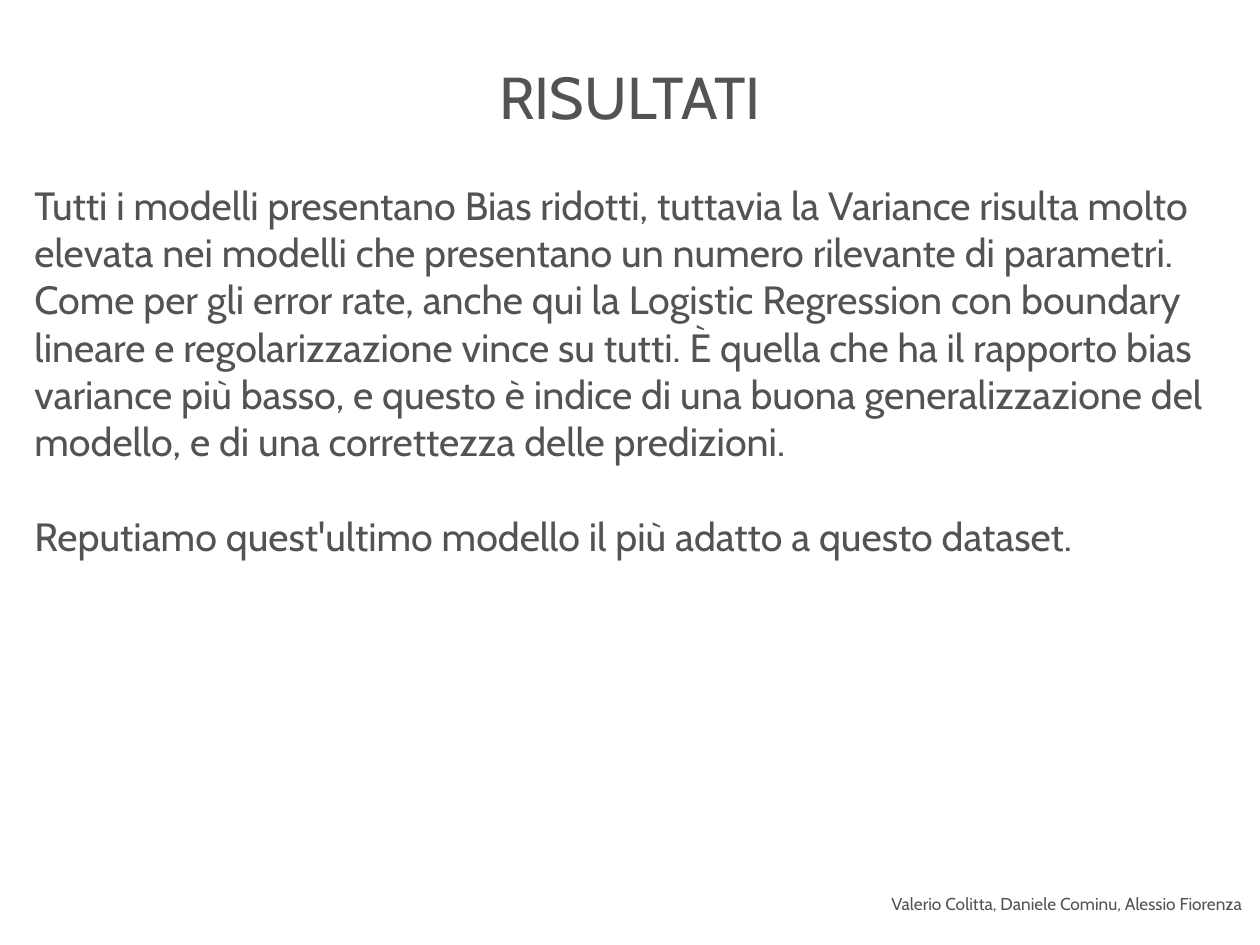
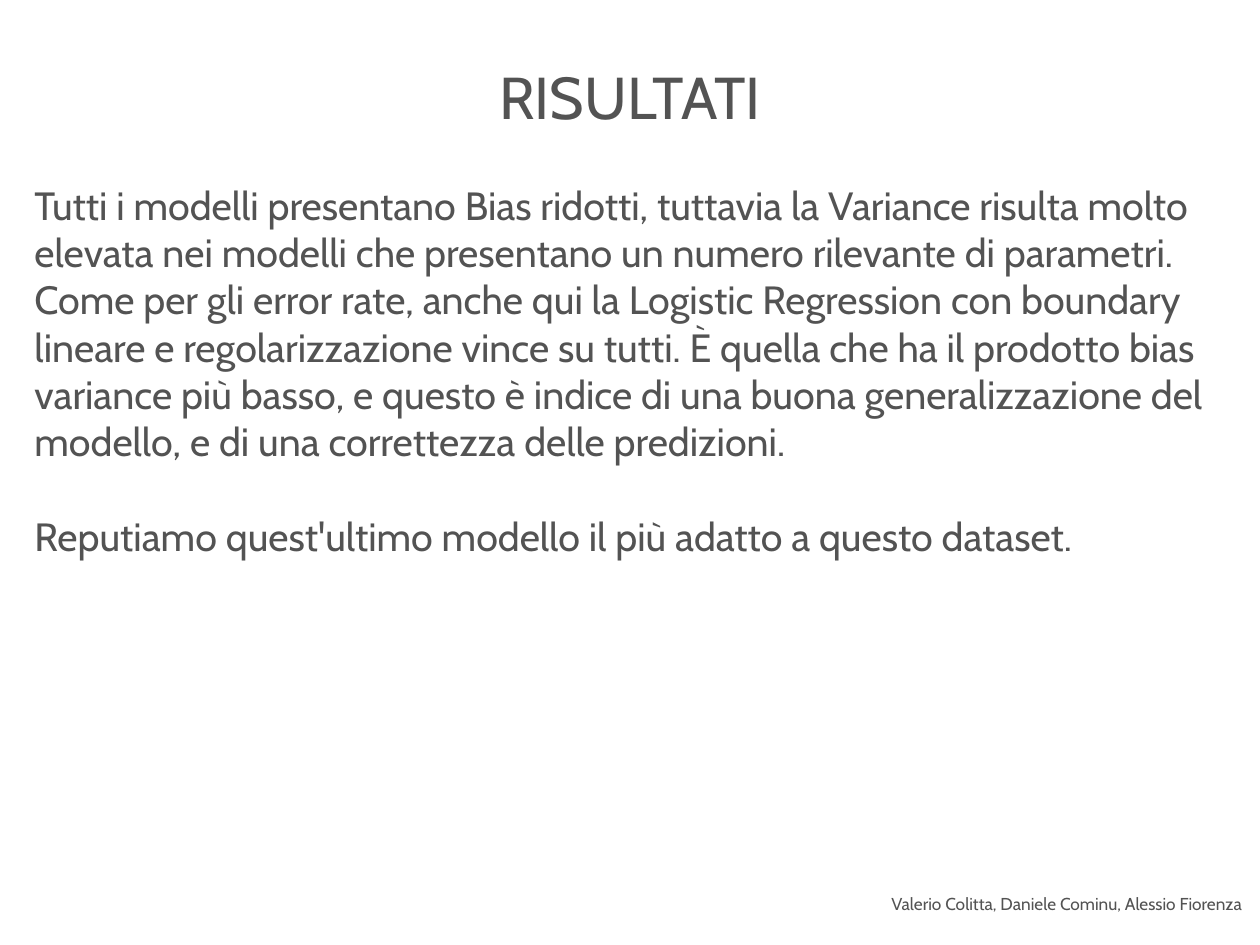
Before and after one commit to danielecominu/CreditApproval, a slide deck: slide 27 of Slide.odp. Drawn at 1260x945 pixels with LibreOffice and Linux fonts; fonts in the diff are those of the drawing. Boxes give left, top, right and bottom in pixels: in the first picture for what was removed or moved away, otherwise in the second. Text is boxed around its words. In the diff, an @@ line names an element or a change of style, - is before the commit and + after.

```diff
--- a/Slide.odp
+++ b/Slide.odp
@@ subtitle at bbox=[34, 284, 1202, 466]: text changed @@
-Come per gli error rate, anche qui la Logistic Regression con boundary lineare e regolarizzazione vince su tutti. È quella che ha il rapporto bias variance più basso, e questo è indice di una buona generalizzazione del modello, e di una correttezza delle predizioni.
+Come per gli error rate, anche qui la Logistic Regression con boundary lineare e regolarizzazione vince su tutti. È quella che ha il prodotto bias variance più basso, e questo è indice di una buona generalizzazione del modello, e di una correttezza delle predizioni.
```
Also in this commit, not shown: 2 other slides changed, 9 other files.
